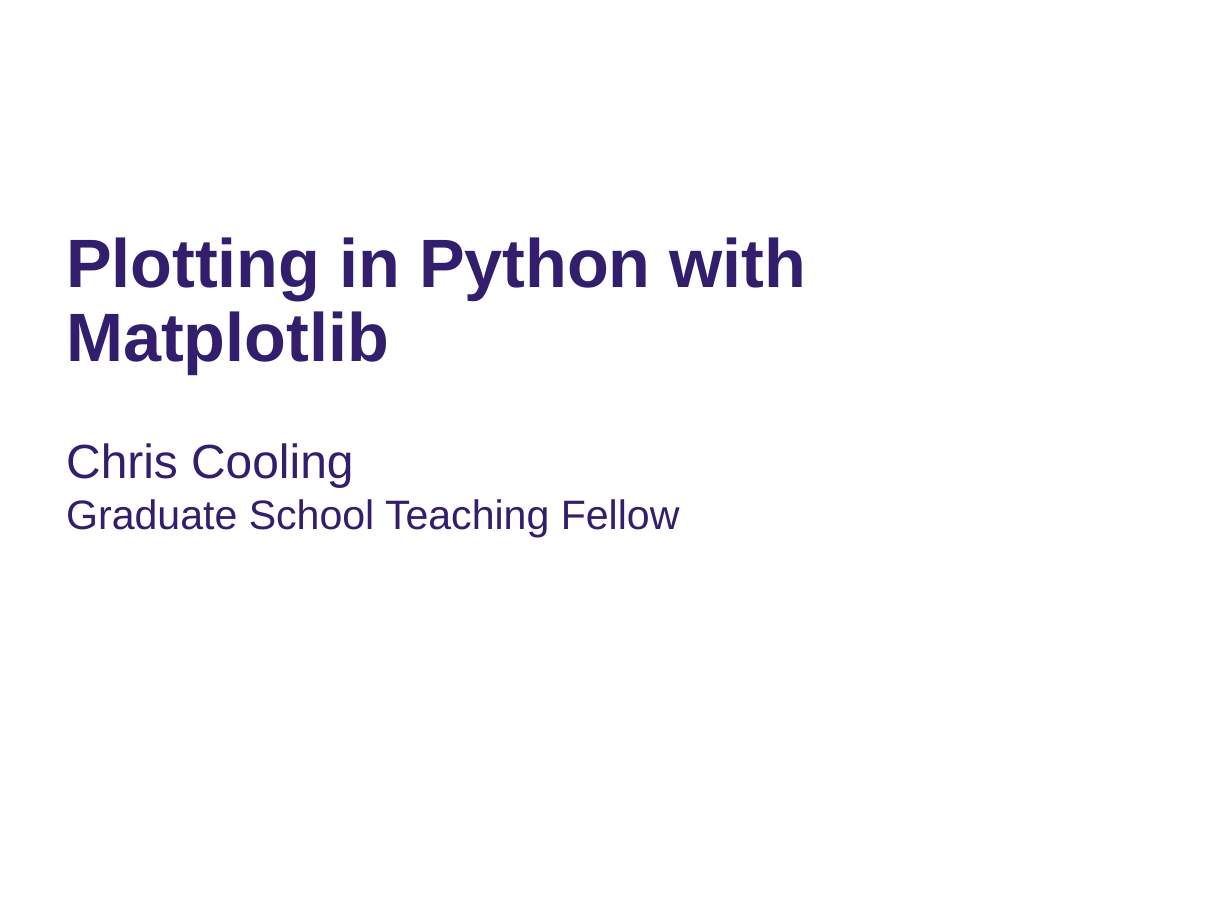
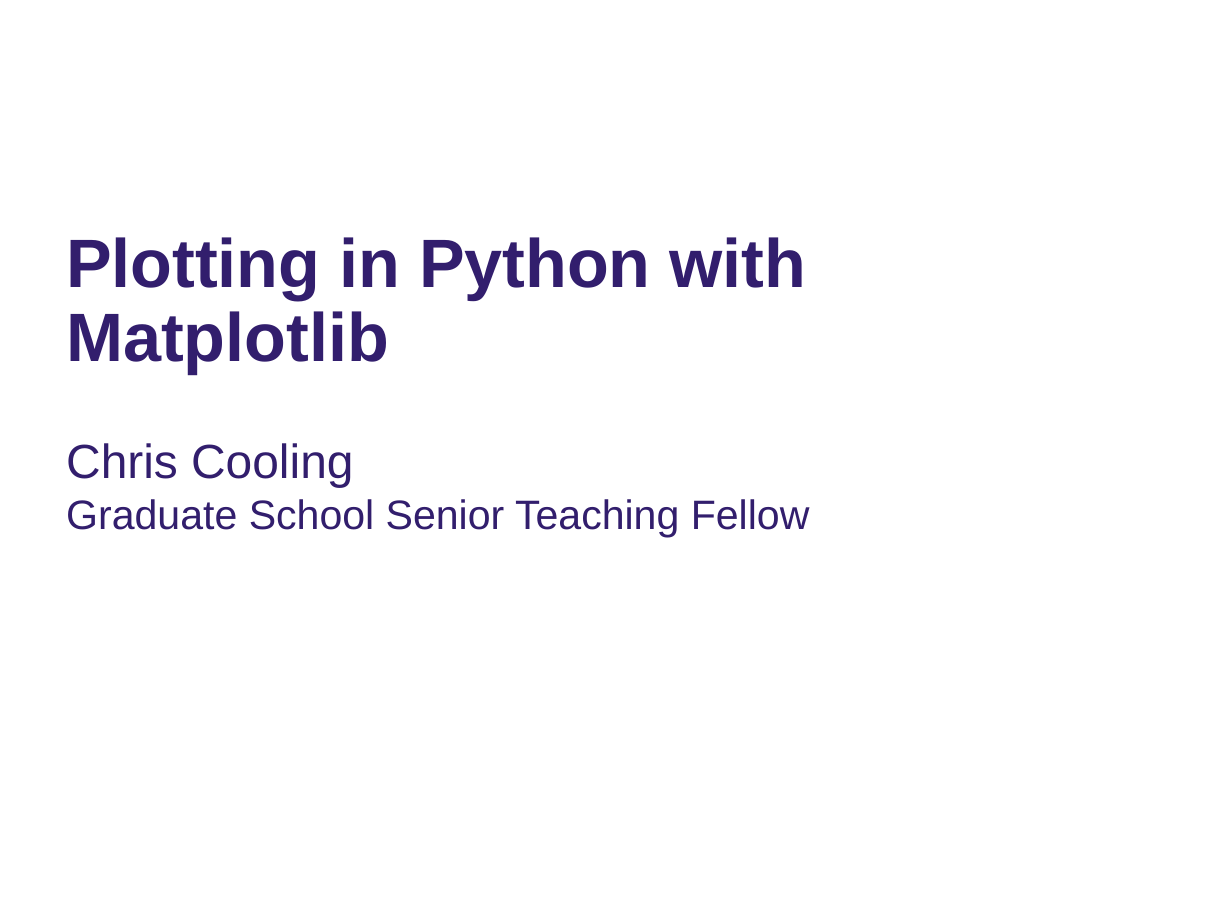
Before and after one commit to ImperialCollegeLondon/RCDS-plotting-in-python-with-matplotlib, a slide deck: slide 1 of Plotting in Python with Matplotlib Slides.pptx. Drawn at 1232x924 pixels with LibreOffice and Linux fonts; fonts in the diff are those of the drawing; background and template pictures are left out. Boxes give left, top, right and bottom in pixels: in the first picture for what was removed or moved away, otherwise in the second. Text is boxed around its words. In the diff, an @@ line names an element or a change of style, - is before the commit and + after.

```diff
--- a/Plotting in Python with Matplotlib Slides.pptx
+++ b/Plotting in Python with Matplotlib Slides.pptx
@@ subtitle at (x1=66, y1=499, x2=810, y2=537): text changed @@
-Graduate School Teaching Fellow
+Graduate School Senior Teaching Fellow
```
Also in this commit, not shown: 1 other slide changed.
